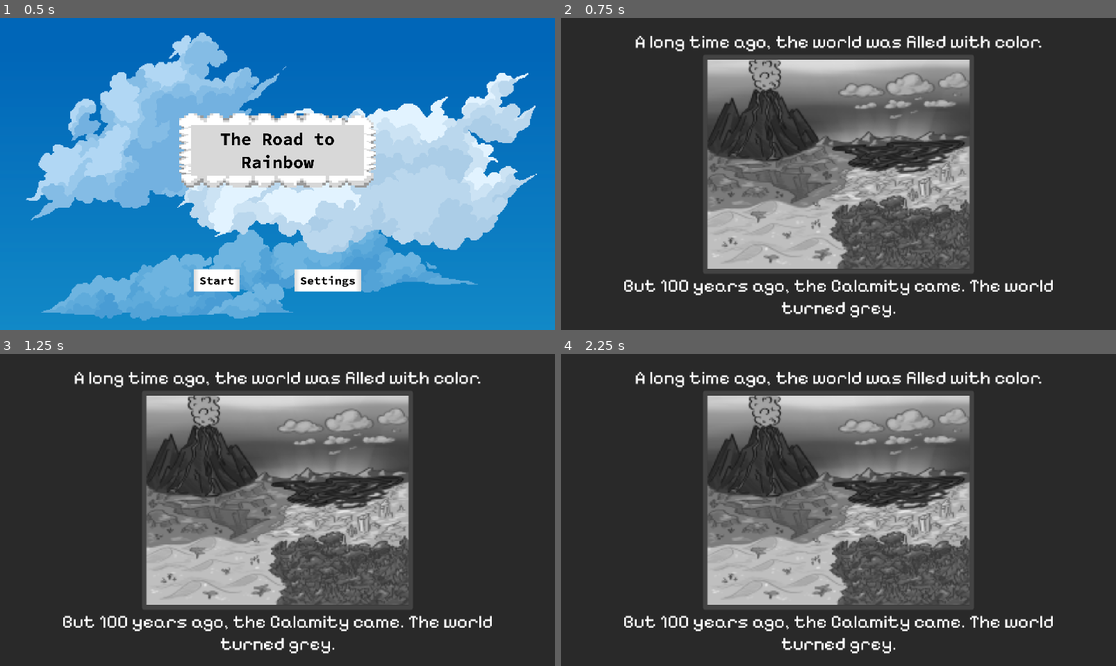
Above: before the commit, frames 1-4 (two rows, left to right).
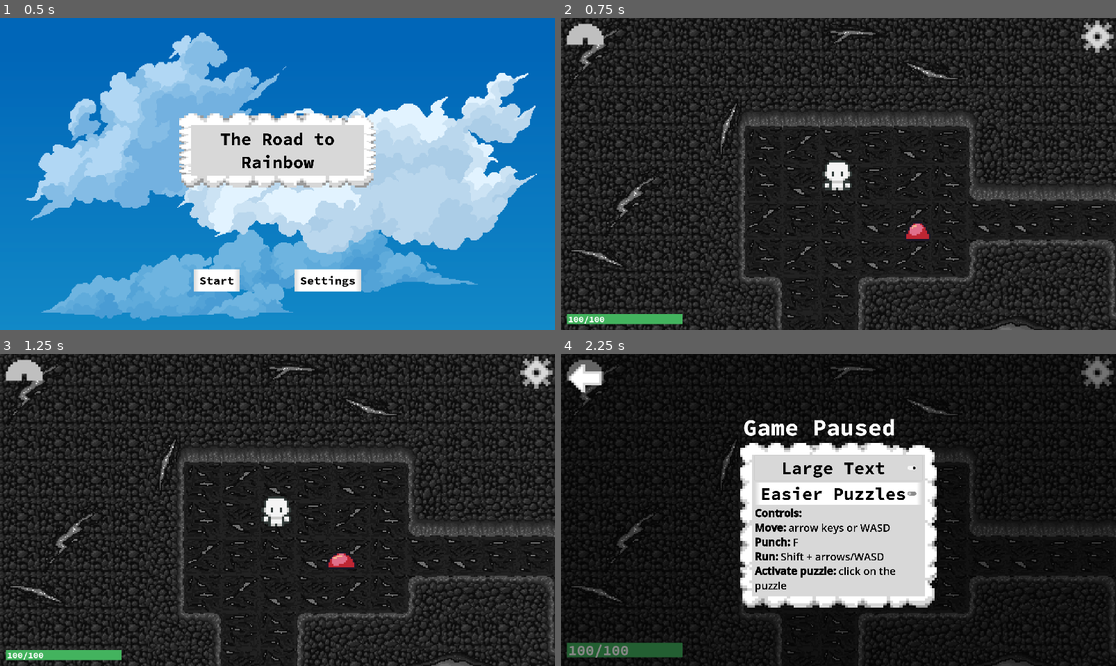
Above: after the commit, the same moments.

Repository: emkartch/ATLS_4140_Final
Game: Godot game, scene res://main.tscn
The game is run twice, just before and just after one commit, with the same random seed, the same clock (stepped at 60 frames per second) and the same inputs.
Inputs (mouse positions are in pixels of both pictures, inside the frame that each line leads up to):
- Up to frame 1 (0.5 s): no input
- Up to frame 2 (0.75 s): click "Start" at 0.5 s
- Up to frame 3 (1.25 s): no input
- Up to frame 4 (2.25 s): click (1099, 372) at 1.25 s; click (838, 481) at 2 s, where only the run after the commit has a clickable "Large Text"

Frame 1 is identical in both runs. In frame 2, 50% of the frame differs, in the area x 0-100%, y 0-100%; in frame 3, 50%; in frame 4, 69%.

Commit message:
Rainbow Icon Fix

Diff:
--- a/the-road-to-rainbow/global_variables.gd
+++ b/the-road-to-rainbow/global_variables.gd
@@ -18,7 +18,7 @@
 
 var player_death = false
 
-var opening_cutscene = false
+var opening_cutscene = true
 
 var puzzle_running = false
 
--- a/the-road-to-rainbow/main.gd
+++ b/the-road-to-rainbow/main.gd
@@ -6,6 +6,7 @@
 @onready var tileMap = get_node("/root/Main/allTiles")
 @onready var healthBar = get_node("/root/Main/HUD/InLevel/HealthBar")
 @onready var healthBarText = get_node("/root/Main/HUD/InLevel/HealthBar/HealthLabel")
+@onready var rain_icon = get_node("/root/Main/HUD/InLevel/RainbowIcon")
 
 var tile_cell_size_start = Vector2(144,144)
 var tile_cell_size = Vector2(128,128)
@@ -21,6 +22,16 @@
 var b_minions = [Vector2(4,6),Vector2(8,11),Vector2(21,7),Vector2(3,20)]
 var i_minions = [Vector2(4,13),Vector2(11,19),Vector2(11,5),Vector2(21,18)]
 var v_minions = [Vector2(3,6),Vector2(21,3),Vector2(16,11),Vector2(2,14)]
+
+var r_rain = preload("res://rainbow_hud/rainbow_1.png")
+var o_rain = preload("res://rainbow_hud/rainbow_2.png")
+var y_rain = preload("res://rainbow_hud/rainbow_3.png")
+var g_rain = preload("res://rainbow_hud/rainbow_4.png")
+var b_rain = preload("res://rainbow_hud/rainbow_5.png")
+var i_rain = preload("res://rainbow_hud/rainbow_6.png")
+var v_rain = preload("res://rainbow_hud/rainbow_7.png")
+
+var rainbow_icon_img = [r_rain,o_rain,y_rain,g_rain,b_rain,i_rain,v_rain]
 
 var minion_array = [r_minions,o_minions,y_minions,g_minions,b_minions,i_minions,v_minions]
 
@@ -109,3 +120,4 @@
 
 func change_player_color():
 	$Player.change_color()
+	rain_icon.texture = rainbow_icon_img[Global.game_lvl - 1]
--- a/the-road-to-rainbow/project.godot
+++ b/the-road-to-rainbow/project.godot
@@ -101,4 +101,3 @@
 [rendering]
 
 textures/canvas_textures/default_texture_filter=0
-renderer/rendering_method="mobile"
